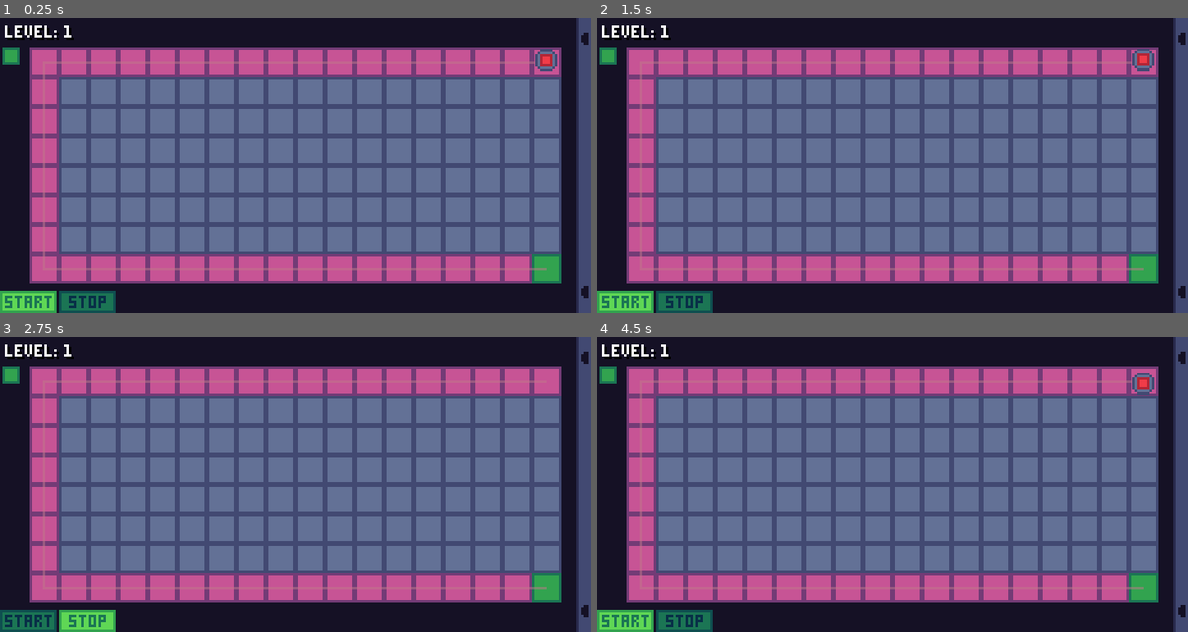
Above: before the commit, frames 1-4 (two rows, left to right).
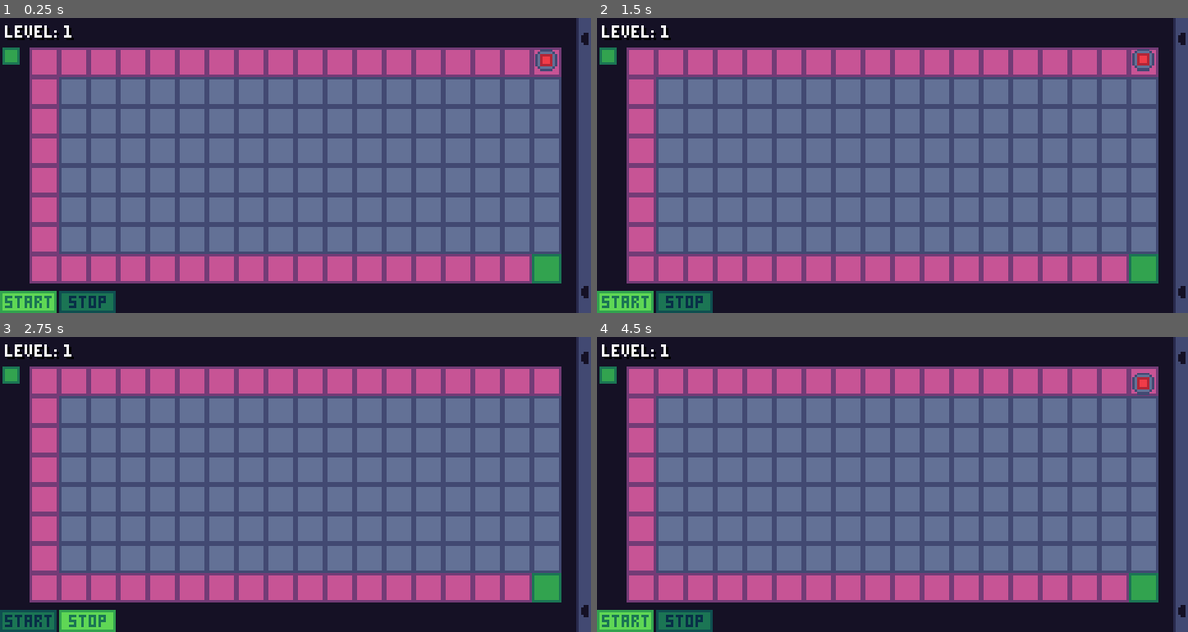
Above: after the commit, the same moments.

Repository: mariothedog/brackeys-game-jam
Game: Godot game, scene res://main/main.tscn
Same seed, same stepped clock (60 frames per second), same inputs: the game is played once before the commit and once after it.
Inputs (mouse positions are in pixels of both pictures, inside the frame that each line leads up to):
- Up to frame 1 (0.25 s): no input
- Up to frame 2 (1.5 s): click (626, 301) at 0.5 s; click (685, 301) at 1.25 s
- Up to frame 3 (2.75 s): click (29, 620) at 2 s
- Up to frame 4 (4.5 s): click (685, 620) at 2.75 s; click (626, 620) at 3.5 s; click (685, 620) at 4.25 s

The runs differ from the first frame. In frame 1, 0.3% of the frame differs, in the area x 7-93%, y 14-86%; in frame 2, 0.3%; in frame 3, 0.3%; in frame 4, 0.3%.

Commit message:
Remove path lines

Diff:
--- a/src/main/level.gd
+++ b/src/main/level.gd
@@ -24,11 +24,6 @@
 	for path in data.enemy_paths:
 		var world_path := Util.map(funcref(self, "point_to_world"), path)
 		world_paths.append(world_path)
-		var line2d := Line2D.new()
-		line2d.width = 1
-		line2d.default_color = rand_color(0.5)
-		line2d.points = world_path
-		add_child(line2d)
 
 	enemies.paths = world_paths
 	_add_enemy_spawn_indicators(world_paths)
@@ -36,10 +31,6 @@
 
 func point_to_world(point: Vector2) -> Vector2:
 	return map_to_world(point) + cell_size / 2
-
-
-func rand_color(alpha: float) -> Color:
-	return Color(randf(), randf(), randf(), alpha)
 
 
 func start() -> void:
